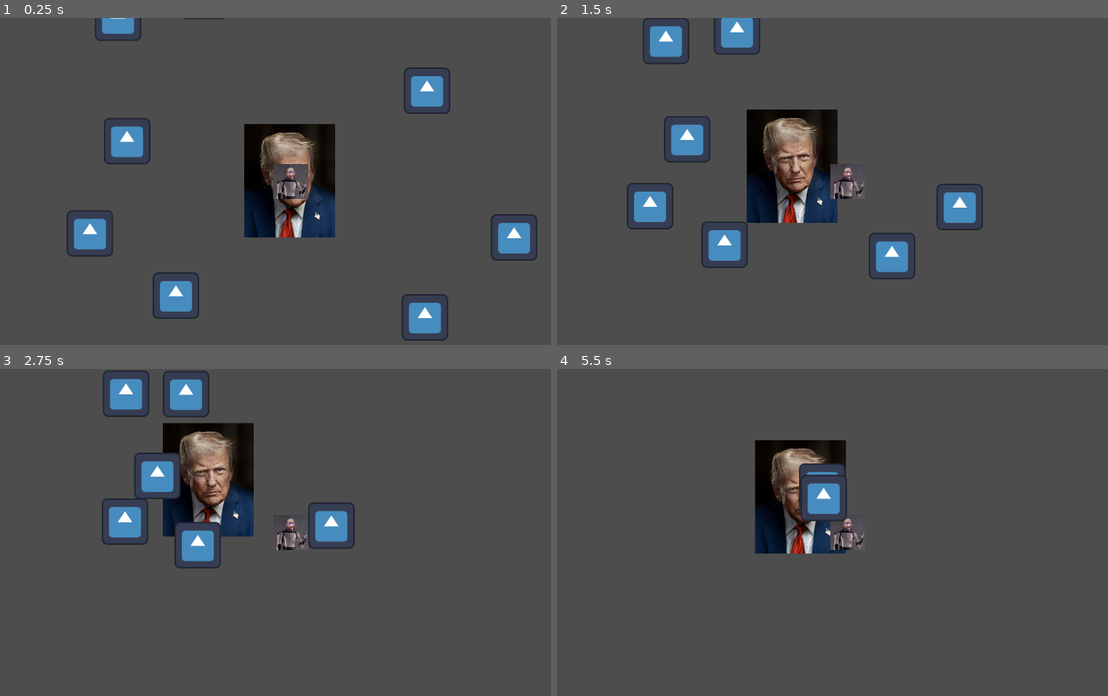
Above: before the commit, frames 1-4 (two rows, left to right).
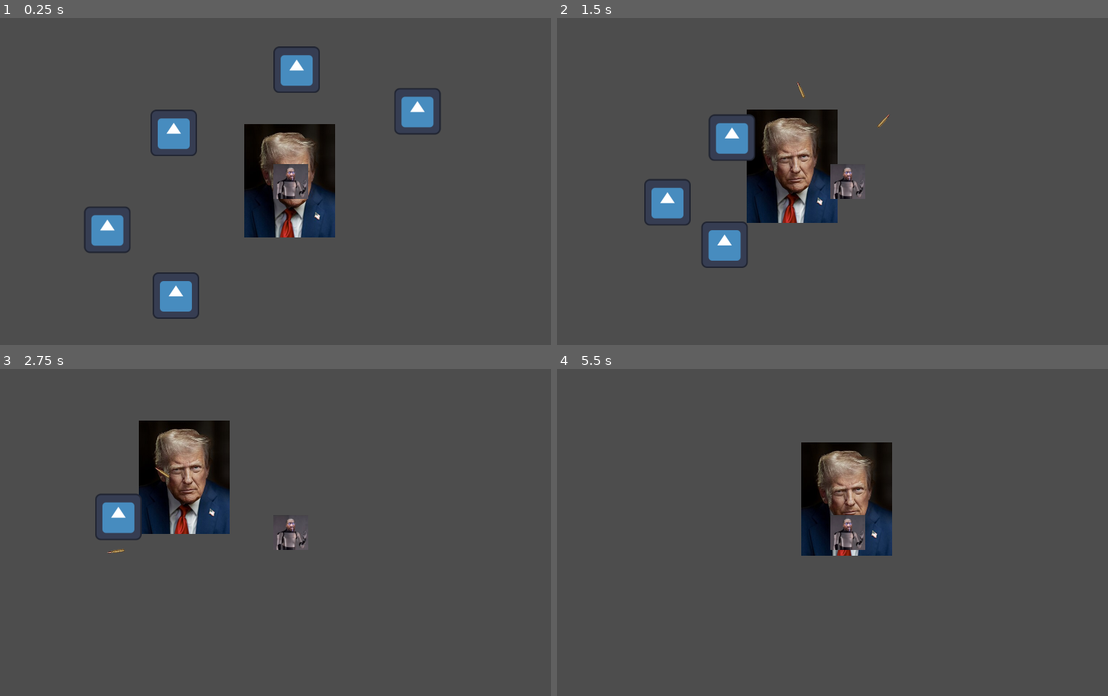
Above: after the commit, the same moments.

Repository: lev2114/droyd_game_godot
Game: Godot game, scene res://game/game.tscn
The game is run twice, just before and just after one commit, with the same random seed, the same clock (stepped at 60 frames per second) and the same inputs. The engine's default icon, where the game draws it, is replaced by a stand-in: a white triangle on a blue panel in a dark square.
Inputs:
- Up to frame 1 (0.25 s): no input
- Up to frame 2 (1.5 s): hold Right (ui_right) 0.53-1.28 s; hold Down (ui_down) from 1.28 s (still down)
- Up to frame 3 (2.75 s): release Down (ui_down) at 2.03 s; hold Right (ui_right) from 2.03 s (still down)
- Up to frame 4 (5.5 s): release Right (ui_right) at 2.78 s; hold Up (ui_up) 2.78-3.53 s; hold Left (ui_left) 3.53-5.03 s; hold Down (ui_down) from 5.03 s (still down)

The runs differ from the first frame. In frame 1, 5.9% of the frame differs, in the area x 12-98%, y 0-99%; in frame 2, 5.2%; in frame 3, 10%, in the area x 17-65%, y 0-61%; in frame 4, 7.5%.

Commit message:
gun levels

Diff:
--- a/elements/Enemy/enemy.gd
+++ b/elements/Enemy/enemy.gd
@@ -1,17 +1,25 @@
 extends CharacterBody2D
 
 @export var speed: float = 130.0
+@export var max_hp: int = 2
+var hp: int
+
 @onready var player: CharacterBody2D = null
 
 func _ready() -> void:
 	player = get_tree().get_first_node_in_group("player")
 	add_to_group("enemies")
+	hp = max_hp
+
+func take_damage(damage: int) -> void:
+	hp -= damage
+	if hp <= 0:
+		queue_free()
 
 @warning_ignore("unused_parameter")
 func _physics_process(delta: float) -> void:
 	if player == null:
 		return
-
 	var direction = (player.global_position - global_position).normalized()
-	velocity = (direction * speed)
+	velocity = direction * speed
 	move_and_slide()
--- a/elements/Gun/gun.gd
+++ b/elements/Gun/gun.gd
@@ -3,7 +3,7 @@
 @export var bullet_scene: PackedScene = preload("res://elements/bullet/bullet.tscn")
 @export var fire_rate: float = 1.0
 @export var bullet_speed: float = 500.0
-
+@export var level: int = 4
 @onready var timer: Timer = $Timer
 
 func _ready() -> void:
@@ -12,25 +12,47 @@
 	timer.start()
 
 func _on_timer_timeout() -> void:
-	var target = get_nearest_enemy()
-	if target:
-		shoot(target)
+	var enemies = get_tree().get_nodes_in_group("enemies")
+	if enemies.is_empty():
+		return
+
+	match level:
+		1:
+			var target = get_nearest_enemy()
+			if target:
+				shoot(target)
+		2, 3:
+			var target = get_nearest_enemy()
+			if target:
+				shoot(target)
+				await get_tree().create_timer(0.1).timeout
+				shoot(target) # второй выстрел
+		4:
+			var targets = get_two_nearest_enemies()
+			for t in targets:
+				shoot(t)
+				await get_tree().create_timer(0.1).timeout
+				shoot(t)
 
 func get_nearest_enemy() -> CharacterBody2D:
 	var enemies = get_tree().get_nodes_in_group("enemies")
 	if enemies.is_empty():
 		return null
-
 	var nearest: CharacterBody2D = null
 	var nearest_dist: float = INF
-
 	for e in enemies:
 		var dist: float = global_position.distance_to(e.global_position)
 		if dist < nearest_dist:
 			nearest_dist = dist
 			nearest = e
+	return nearest
 
-	return nearest
+func get_two_nearest_enemies() -> Array:
+	var enemies = get_tree().get_nodes_in_group("enemies")
+	enemies.sort_custom(func(a, b):
+		return global_position.distance_to(a.global_position) < global_position.distance_to(b.global_position)
+	)
+	return enemies.slice(0, min(2, enemies.size()))
 
 func shoot(target: CharacterBody2D) -> void:
 	if bullet_scene == null or target == null:
@@ -40,7 +62,11 @@
 	get_tree().current_scene.add_child(bullet)
 
 	var dir = (target.global_position - global_position).normalized()
-	bullet.global_position = global_position + dir * 70
-	bullet.rotation = atan2(dir.y, dir.x) + PI/2
+	bullet.global_position = global_position + dir * 30.0
 	bullet.direction = dir
 	bullet.speed = bullet_speed
+	bullet.rotation = atan2(dir.y, dir.x) + PI / 2
+
+	# увеличенный урон только на 3 уровне
+	if level >= 3:
+		bullet.damage *= 2
--- a/elements/bullet/bullet.gd
+++ b/elements/bullet/bullet.gd
@@ -2,6 +2,7 @@
 
 @export var speed: float = 500.0
 @export var life_time: float = 5.0
+@export var damage: int = 1
 var direction: Vector2 = Vector2.ZERO
 
 func _ready() -> void:
@@ -11,7 +12,8 @@
 func _process(delta: float) -> void:
 	position += direction * speed * delta
 
-func _on_body_entered(body: CharacterBody2D) -> void:
+func _on_body_entered(body: Node) -> void:
 	if body.is_in_group("enemies"):
-		body.queue_free()
+		if body.has_method("take_damage"):
+			body.take_damage(damage)
 		queue_free()
--- a/game/game.tscn
+++ b/game/game.tscn
@@ -13,25 +13,16 @@
 [node name="George" parent="." instance=ExtResource("3_dxrkv")]
 
 [node name="CharacterBody2D" parent="." instance=ExtResource("3_h7iqs")]
-position = Vector2(-482, -119)
-
-[node name="CharacterBody2D2" parent="." instance=ExtResource("3_h7iqs")]
-position = Vector2(402, -268)
+position = Vector2(-352, -146)
 
 [node name="CharacterBody2D3" parent="." instance=ExtResource("3_h7iqs")]
 position = Vector2(-339, 337)
 
-[node name="CharacterBody2D4" parent="." instance=ExtResource("3_h7iqs")]
-position = Vector2(392, 397)
-
 [node name="CharacterBody2D5" parent="." instance=ExtResource("3_h7iqs")]
-position = Vector2(-499, -473)
-
-[node name="CharacterBody2D6" parent="." instance=ExtResource("3_h7iqs")]
-position = Vector2(646, 162)
+position = Vector2(377, -209)
 
 [node name="CharacterBody2D7" parent="." instance=ExtResource("3_h7iqs")]
-position = Vector2(-584, 151)
+position = Vector2(-536, 141)
 
 [node name="CharacterBody2D8" parent="." instance=ExtResource("3_h7iqs")]
-position = Vector2(-253, -540)
+position = Vector2(18, -340)
